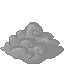
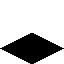
Layer changes from the first 64px x 64px image to the second:
added layer "Layer 5" above "Layer 4" over [0, 33, 64, 64]
hid "Layer 2" over [0, 22, 64, 64]
hid "Layer 3" over [0, 23, 63, 64]
